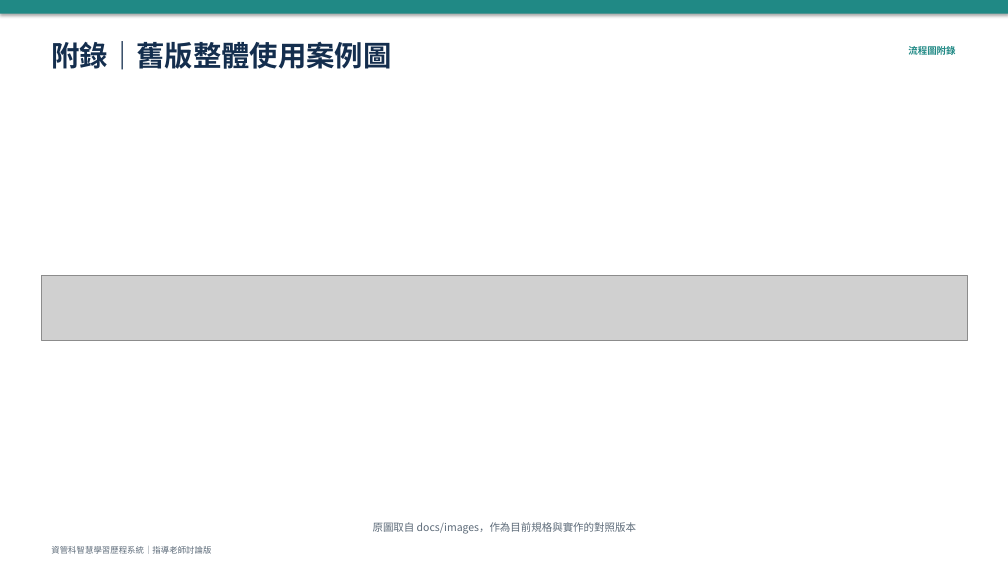
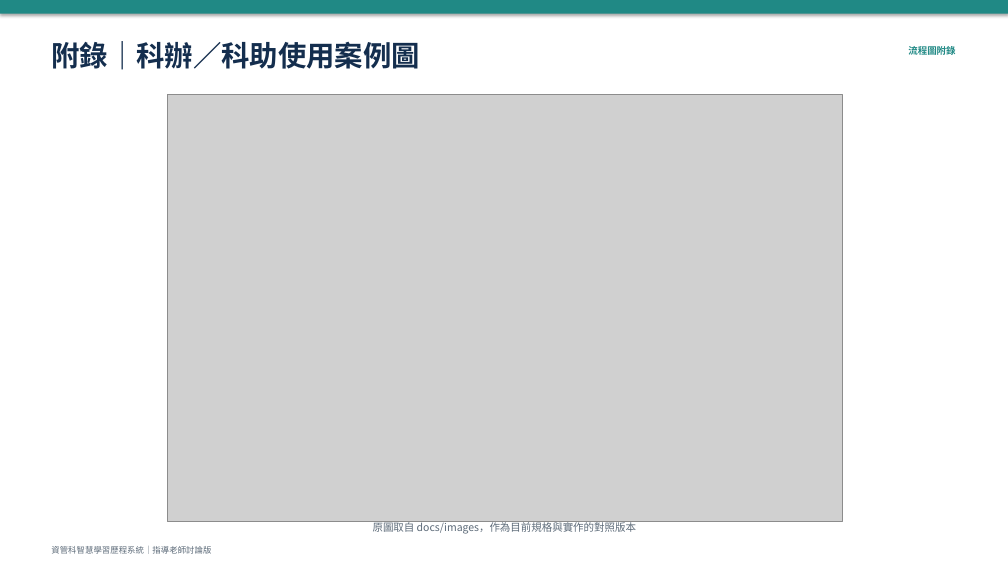
Before and after one commit to vujhdcusa/1028, a slide deck: slide 24 of docs/AI_指導老師討論簡報_2026-10-07.pptx (slide 20 before the commit). Drawn at 1008x567 pixels with LibreOffice and Linux fonts; fonts in the diff are those of the drawing; grey boxes stand for pictures. Boxes give left, top, right and bottom in pixels: in the first picture for what was removed or moved away, otherwise in the second. Text is boxed around its words. In the diff, an @@ line names an element or a change of style, - is before the commit and + after.

```diff
--- a/docs/AI_指導老師討論簡報_2026-10-07.pptx
+++ b/docs/AI_指導老師討論簡報_2026-10-07.pptx
@@ text at box(51, 41, 420, 70): text changed @@
-附錄｜舊版整體使用案例圖
+附錄｜科辦／科助使用案例圖
@@ picture added at box(167, 95, 842, 522) @@
@@ picture removed at box(42, 276, 968, 341) @@
```
Also in this commit, not shown: 9 other slides changed, 1 slide added, 8 slides removed, 4 other files.
